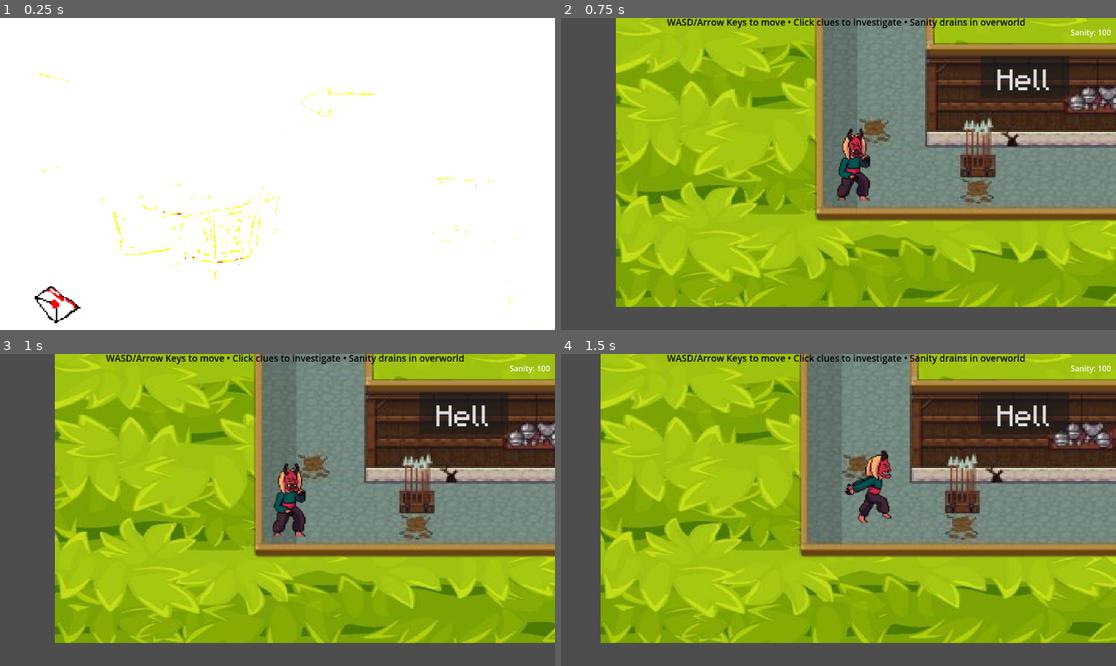
Above: before the commit, frames 1-4 (two rows, left to right).
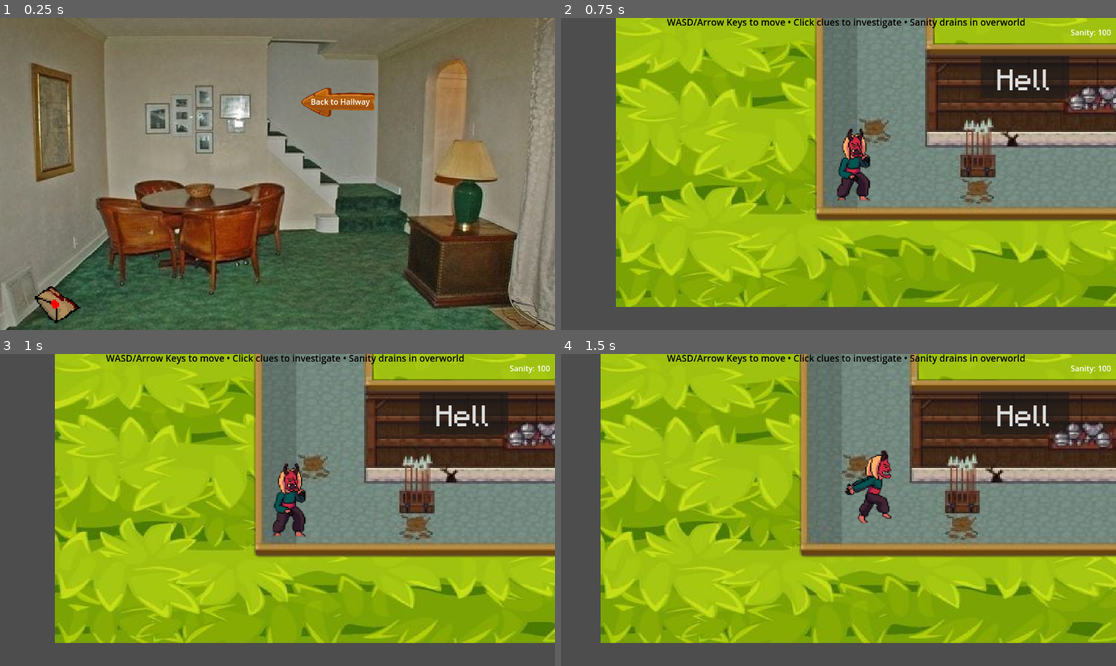
Above: after the commit, the same moments.

Repository: ShauryaVatsal/DaydreamGamejam
Game: Godot game, scene res://scenes/LivingRoom.tscn
The game is run twice, just before and just after one commit, with the same random seed, the same clock (stepped at 60 frames per second) and the same inputs. This scene is started directly instead of the project's main scene.
Inputs:
- Up to frame 1 (0.25 s): no input
- Up to frame 2 (0.75 s): click "Back to Hallway" at 0.5 s
- Up to frame 3 (1 s): no input
- Up to frame 4 (1.5 s): tap Enter at 1.25 s; hold Right (Right) from 1.28 s (still down)

The runs differ from the first frame. In frame 1, 100% of the frame differs, in the area x 0-100%, y 0-100%; in frame 2, nothing differs; in frame 3, nothing differs; in frame 4, nothing differs.

Commit message:
fixed san again

Diff:
--- a/scenes/KidRoom1.tscn
+++ b/scenes/KidRoom1.tscn
@@ -9,15 +9,14 @@
 [ext_resource type="Script" uid="uid://b7giwcb4no7p0" path="res://scripts/texture_button.gd" id="4_w4j32"]
 [ext_resource type="FontFile" uid="uid://bj50db75v5c4b" path="res://assets/pixelfont.ttf" id="6_owu2s"]
 [ext_resource type="Texture2D" uid="uid://7yt26l7hgs6u" path="res://assets/cancel.png" id="7_bh3sb"]
-[ext_resource type="Script" path="res://scripts/sanity_ui.gd" id="8_owu2s"]
+[ext_resource type="Script" uid="uid://cqlbqrdlgl1qe" path="res://scripts/sanity_ui.gd" id="8_owu2s"]
+[ext_resource type="Texture2D" uid="uid://7o65xngpcgn" path="res://assets/demon_thing.png" id="10_8q225"]
 
 [node name="KidRoom1" type="Node2D"]
 
 [node name="Node2D" type="Node2D" parent="."]
 
-[node name="CanvasLayer" type="CanvasLayer" parent="Node2D"]
-
-[node name="backtohall1" type="TextureButton" parent="Node2D/CanvasLayer"]
+[node name="backtohall1" type="TextureButton" parent="Node2D"]
 z_index = 1
 offset_left = 968.0
 offset_top = -21.0
@@ -28,7 +27,7 @@
 ignore_texture_size = true
 stretch_mode = 0
 
-[node name="Label" type="Label" parent="Node2D/CanvasLayer/backtohall1"]
+[node name="Label" type="Label" parent="Node2D/backtohall1"]
 layout_mode = 0
 offset_left = 37.0
 offset_top = 63.0
@@ -36,12 +35,12 @@
 offset_bottom = 86.0
 text = "Back to Hallway"
 
-[node name="Img0299" type="Sprite2D" parent="Node2D/CanvasLayer"]
+[node name="Img0299" type="Sprite2D" parent="Node2D"]
 position = Vector2(579, 326.74997)
 scale = Vector2(1.803125, 1.3593749)
 texture = ExtResource("1_qrkvm")
 
-[node name="TextureButton" type="TextureButton" parent="Node2D/CanvasLayer"]
+[node name="TextureButton" type="TextureButton" parent="Node2D"]
 offset_left = 265.0
 offset_top = 271.0
 offset_right = 625.0
@@ -51,12 +50,12 @@
 texture_hover = ExtResource("3_w4j32")
 script = ExtResource("4_w4j32")
 
-[node name="Paper" type="Sprite2D" parent="Node2D/CanvasLayer"]
+[node name="Paper" type="Sprite2D" parent="Node2D"]
 position = Vector2(574, 1005)
 scale = Vector2(1.5008328, 1.8738868)
 texture = ExtResource("4_lju8i")
 
-[node name="Label" type="Label" parent="Node2D/CanvasLayer/Paper"]
+[node name="Label" type="Label" parent="Node2D/Paper"]
 modulate = Color(0, 0, 0, 1)
 self_modulate = Color(0, 0, 0, 1)
 z_index = 2
@@ -67,13 +66,13 @@
 scale = Vector2(1.3, 1.3)
 theme_override_fonts/font = ExtResource("6_owu2s")
 theme_override_font_sizes/font_size = 40
-text = "Forgive me..."
+text = "You have to take care of him Lena..."
 horizontal_alignment = 1
 vertical_alignment = 1
 autowrap_mode = 3
 text_overrun_behavior = 1
 
-[node name="TextureButton" type="TextureButton" parent="Node2D/CanvasLayer/Paper"]
+[node name="TextureButton" type="TextureButton" parent="Node2D/Paper"]
 offset_left = 220.5442
 offset_top = -150.48935
 offset_right = 296.50204
@@ -82,9 +81,17 @@
 ignore_texture_size = true
 stretch_mode = 0
 
+[node name="TextureRect" type="TextureRect" parent="Node2D/Paper"]
+offset_left = -231.87128
+offset_top = -76.311966
+offset_right = -29.084229
+offset_bottom = 77.37926
+texture = ExtResource("10_8q225")
+expand_mode = 2
+
 [node name="CanvasModulate" type="CanvasModulate" parent="."]
 script = ExtResource("8_owu2s")
 
-[connection signal="pressed" from="Node2D/CanvasLayer/backtohall1" to="Node2D/CanvasLayer/TextureButton" method="_on_backtohall_1_pressed"]
-[connection signal="pressed" from="Node2D/CanvasLayer/backtohall1" to="Node2D/CanvasLayer/backtohall1" method="_on_pressed"]
-[connection signal="pressed" from="Node2D/CanvasLayer/TextureButton" to="." method="_on_texture_button_pressed"]
+[connection signal="pressed" from="Node2D/backtohall1" to="Node2D/backtohall1" method="_on_pressed"]
+[connection signal="pressed" from="Node2D/backtohall1" to="Node2D/TextureButton" method="_on_backtohall_1_pressed"]
+[connection signal="pressed" from="Node2D/TextureButton" to="." method="_on_texture_button_pressed"]
--- a/scenes/LivingRoom.tscn
+++ b/scenes/LivingRoom.tscn
@@ -58,14 +58,17 @@
 self_modulate = Color(0, 0, 0, 1)
 layout_mode = 1
 anchors_preset = -1
+anchor_left = 0.0025
+anchor_top = -0.043636363
+anchor_right = 0.0025
+anchor_bottom = -0.043636363
 offset_left = 165.0
 offset_top = 44.0
 offset_right = 652.0
 offset_bottom = 544.0
 theme_override_fonts/font = ExtResource("6_ae7nm")
-theme_override_font_sizes/font_size = 84
-text = "It had to be you or her. I chose her. I'm sorry.
-"
+theme_override_font_sizes/font_size = 63
+text = "Lena, I know what you did. I’m not mad, but I need to tell the truth. - Eli"
 horizontal_alignment = 1
 vertical_alignment = 1
 autowrap_mode = 3
--- a/scripts/sanity_ui.gd
+++ b/scripts/sanity_ui.gd
@@ -2,7 +2,8 @@
 
 func _process(delta):
 	self.color = Color(
-	 int(Globals.get_sanity()*(255/200)),
-	 int(Globals.get_sanity()*(255/100)),
-	 int(Globals.get_sanity()*(255/100))
+		0.5 + Globals.get_sanity()*(1.0/200.0),
+		Globals.get_sanity()*(1.0/100.0),
+		Globals.get_sanity()*(1.0/100.0)
 	)
+	print(self.color, Globals.get_sanity())
Binary file added: assets/demon_thing.png
Not shown, added: assets/demon_thing.png.import
Binary file added: assets/demonthing_files/0e828a23912495ab3fe40c49f773ea6b.jpg
Not shown, added: assets/demonthing_files/0e828a23912495ab3fe40c49f773ea6b.jpg.import
Binary file added: assets/demonthing_files/2751467cbd18824a2dffd6f001a48578(1).jpg
Not shown, added: assets/demonthing_files/2751467cbd18824a2dffd6f001a48578(1).jpg.import
Binary file added: assets/demonthing_files/2751467cbd18824a2dffd6f001a48578.jpg
Not shown, added: assets/demonthing_files/2751467cbd18824a2dffd6f001a48578.jpg.import
Binary file added: assets/demonthing_files/68ac5af9b8790ee062a2ac5c5137bdff.jpg
Not shown, added: assets/demonthing_files/68ac5af9b8790ee062a2ac5c5137bdff.jpg.import
Binary file added: assets/demonthing_files/9bc8319382560073146297ddc1222114.jpg
Not shown, added: assets/demonthing_files/9bc8319382560073146297ddc1222114.jpg.import
(and 108 more such lines)
